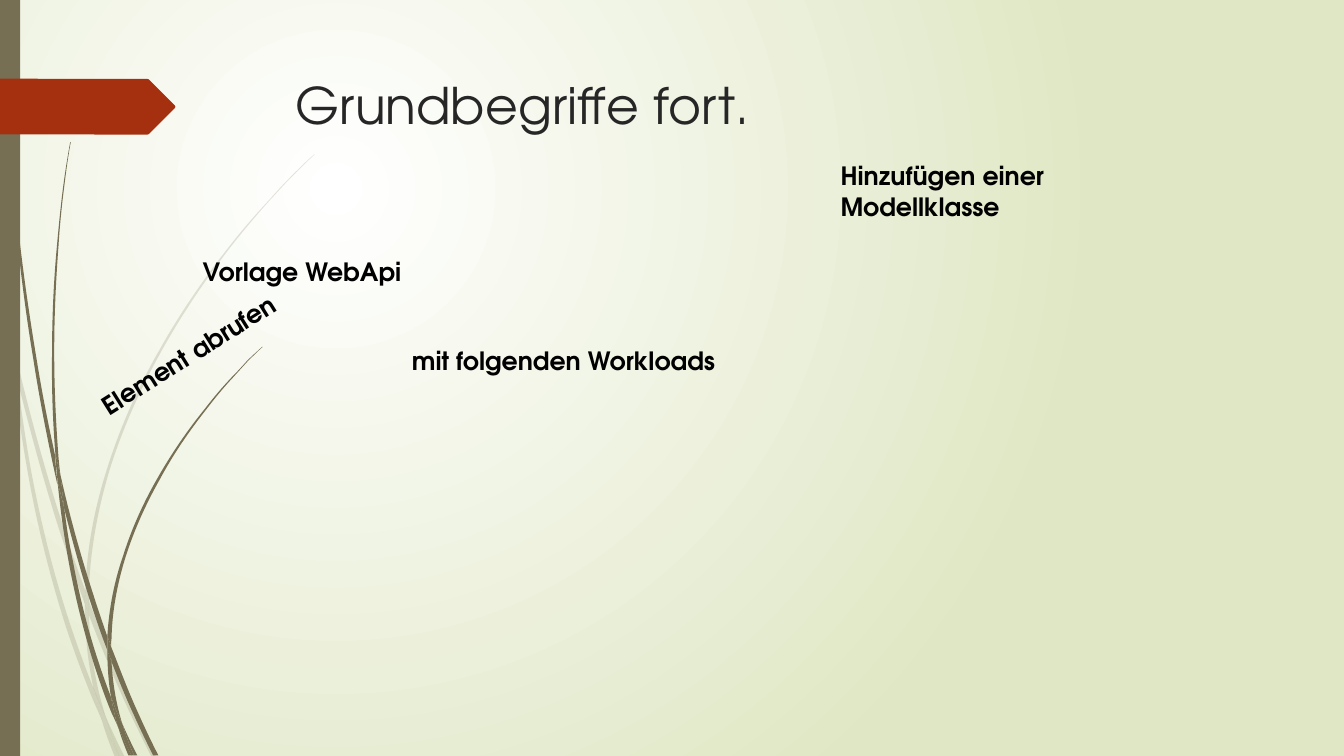
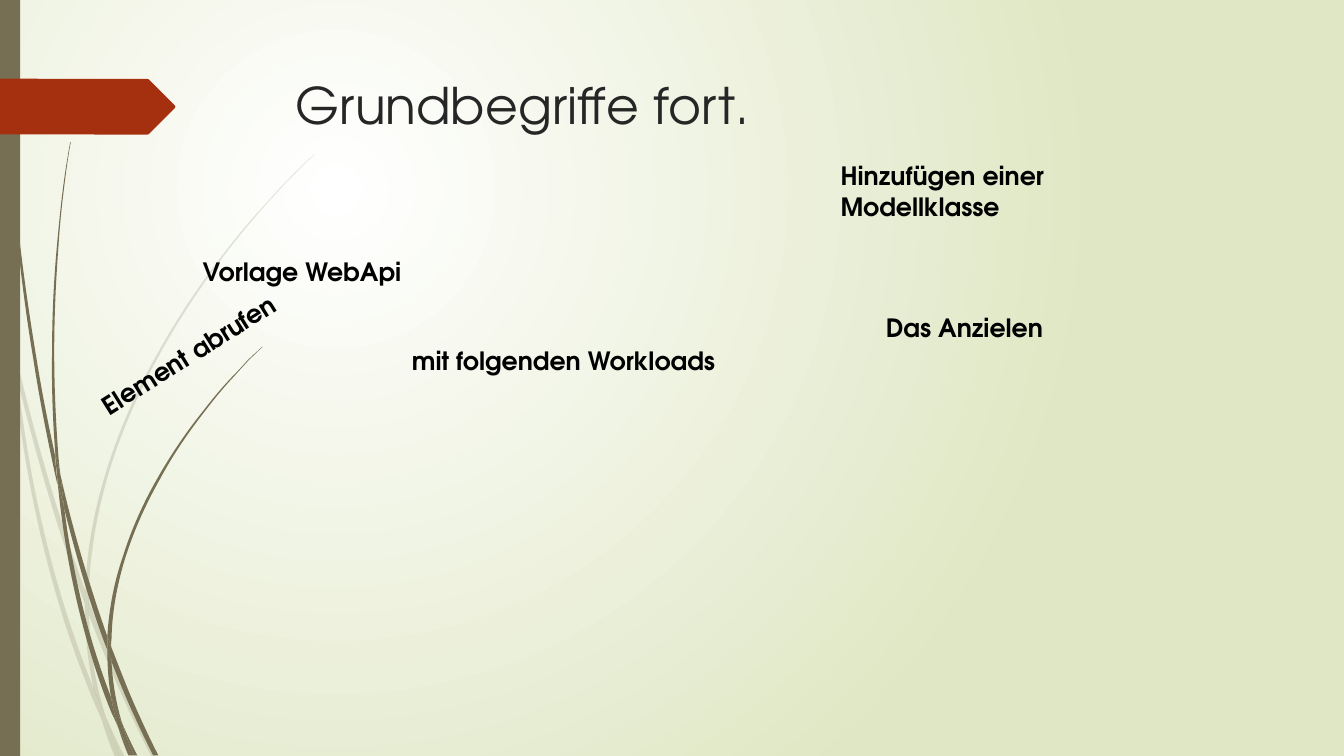
Before and after one commit to Ghislain1/zoe-fb-app, a slide deck: slide 6 of AspNetCore.pptx (slide 5 before the commit). Drawn at 1344x756 pixels with LibreOffice and Linux fonts; fonts in the diff are those of the drawing. Boxes give left, top, right and bottom in pixels: in the first picture for what was removed or moved away, otherwise in the second. Text is boxed around its words. In the diff, an @@ line names an element or a change of style, - is before the commit and + after.

Commit message:
Aps

```diff
--- a/AspNetCore.pptx
+++ b/AspNetCore.pptx
@@ text added at bbox=[886, 317, 1043, 338], 18 pt, text #000000, bold @@
+Das Anzielen
```
Also in this commit, not shown: 1 other slide changed, 2 slides added.
